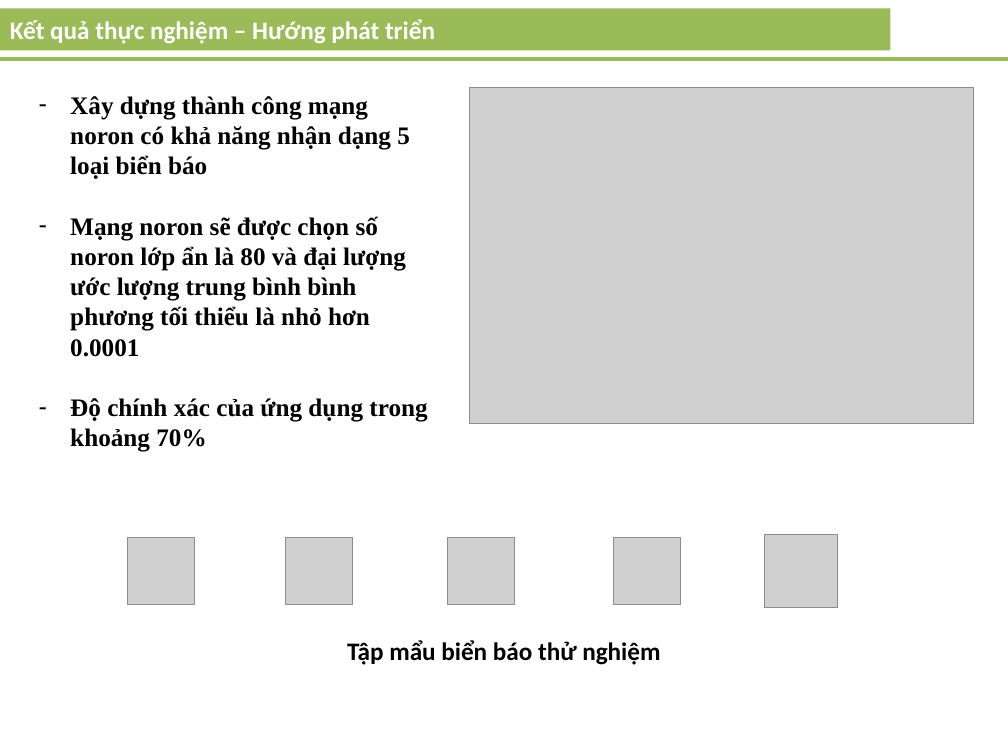
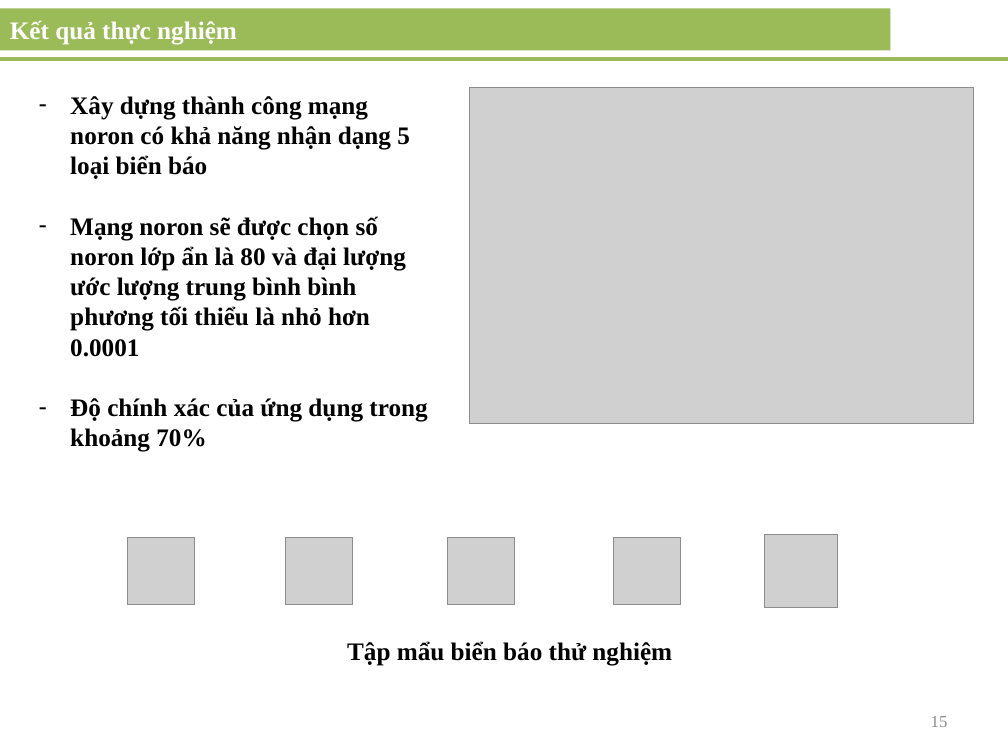
Before and after one commit to vniu/sign-traffic-recognition, a slide deck: slide 15 of doc/LuanVan.pptx (slide 13 before the commit). Drawn at 1008x756 pixels with LibreOffice and Linux fonts; fonts in the diff are those of the drawing; grey boxes stand for pictures. Boxes give left, top, right and bottom in pixels: in the first picture for what was removed or moved away, otherwise in the second. Text is boxed around its words. In the diff, an @@ line names an element or a change of style, - is before the commit and + after.

```diff
--- a/doc/LuanVan.pptx
+++ b/doc/LuanVan.pptx
@@ text in rectangle at <box>10,20,237,45</box>: text changed; font Calibri to Times New Roman @@
-Kết quả thực nghiệm – Hướng phát triển
+Kết quả thực nghiệm
@@ text "Tập mẩu biển báo thử ..." at <box>347,641,672,666</box>: font Calibri to Times New Roman @@
@@ page number added at <box>931,716,948,727</box>, 12 pt, text #8C8C8C @@
+15
```
Also in this commit, not shown: 14 other slides changed, 4 slides added, 1 other file.
